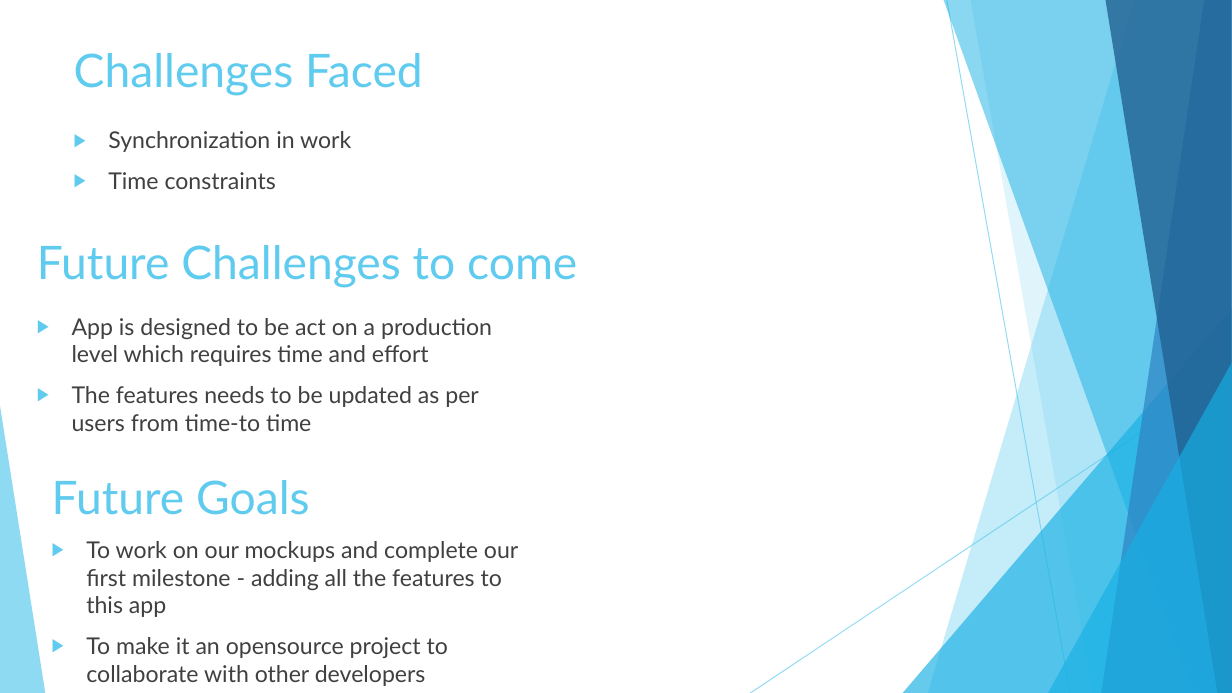
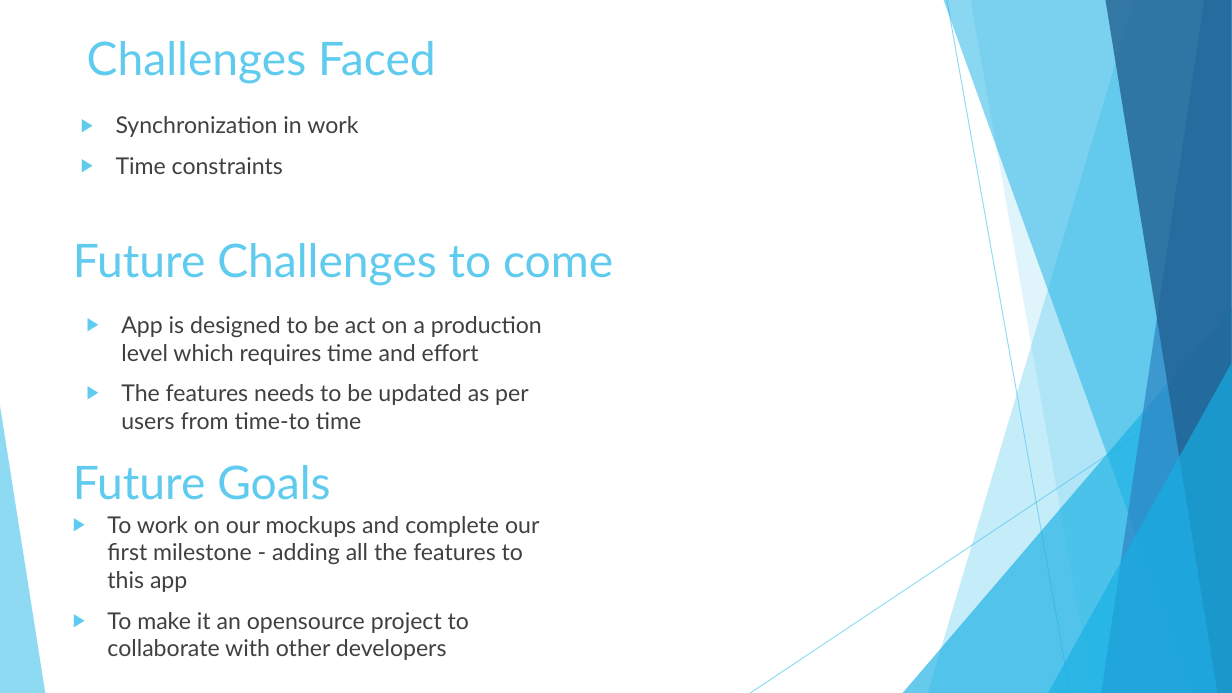
Before and after one commit to adrishyantee/logcat-wizards, a slide deck: slide 16 of Hyland Hackathon/LogCat_Wizard_Health_App.pptx. Drawn at 1232x693 pixels with LibreOffice and Linux fonts; fonts in the diff are those of the drawing. Boxes give left, top, right and bottom in pixels: in the first picture for what was removed or moved away, otherwise in the second. Text is boxed around its words. In the diff, an @@ line names an element or a change of style, - is before the commit and + after.

Commit message:
added ppt

```diff
--- a/Hyland Hackathon/LogCat_Wizard_Health_App.pptx
+++ b/Hyland Hackathon/LogCat_Wizard_Health_App.pptx
@@ text "Challenges Faced": place and size @@
-text "Challenges Faced" at box(74, 53, 423, 96)
+text "Challenges Faced" at box(87, 41, 436, 84)
@@ text "Synchronization in work": place and size @@
-text "Synchronization in work" at box(108, 131, 351, 189)
+text "Synchronization in work" at box(116, 116, 358, 174)
@@ text "Future Challenges to come": place and size @@
-text "Future Challenges to come" at box(37, 245, 577, 287)
+text "Future Challenges to come" at box(73, 243, 613, 286)
@@ text "App is designed to be ...": place and size @@
-text "App is designed to be ..." at box(72, 318, 492, 431)
+text "App is designed to be ..." at box(121, 316, 542, 429)
@@ text "Future Goals": place and size @@
-text "Future Goals" at box(52, 480, 309, 515)
+text "Future Goals" at box(73, 465, 330, 500)
@@ text "To work on our mockups ...": place and size @@
-text "To work on our mockups ..." at box(86, 541, 518, 686)
+text "To work on our mockups ..." at box(107, 516, 539, 660)
```
